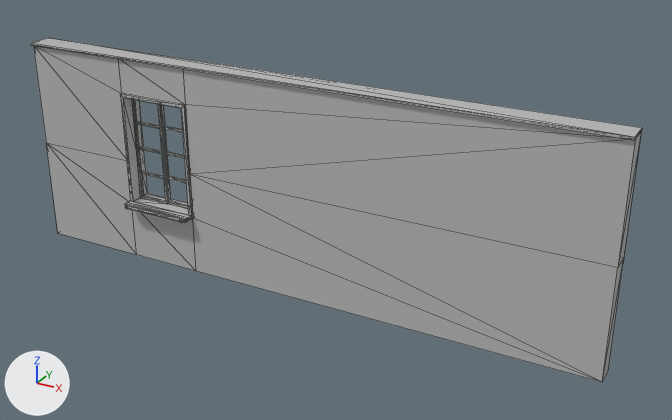
Before and after pictures for a commit that changed the FBX model Assets/Models/Props/Architecture/SM_Wood_Wall_01_Window.fbx.
One viewpoint serves both versions: a 50 mm camera at (9.09, -14.73, 9.47) aimed at (0.86, 0.22, 1.99). Every picture has the same lights, and +X, +Y and +Z are marked at lower left. Mesh edges are drawn as thin lines.

Before the edit, the objects in view are built like this:
```python
me_mesh = bpy.data.meshes.new('Mesh')
me_mesh.from_pydata(...)  # 193 vertices, 300 faces; spans x -256.0..256.0, y 0.0..182.0, z -12.0..20.0
# faces by material slot: [72, 14, 214]
me_mesh.materials.append(mat_01___default)  # its picture is missing
me_mesh.materials.append(mat_02___default)  # grey #bcbcbc
me_mesh.materials.append(mat_01___default_001)  # its picture is missing
ob_object009 = bpy.data.objects.new('Object009', me_mesh)
ob_object009.location = (0.0, 0.0, 0.0)
ob_object009.rotation_euler = (1.571, 0.0, 0.0)  # degrees (90, 0, 0)
ob_object009.scale = (0.0254, 0.0254, 0.0254)
```
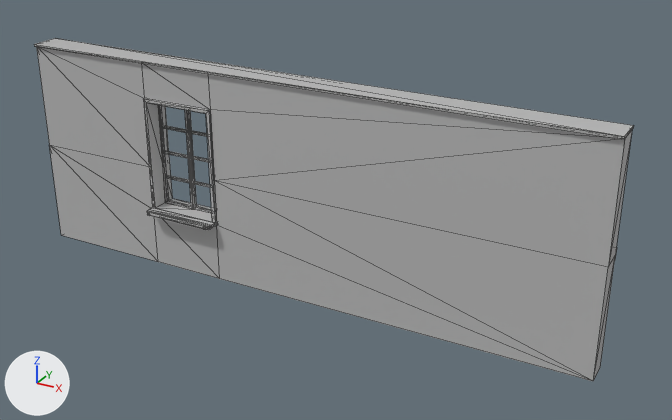
The change, as a diff of the scene's bpy script:
```diff
--- a/Assets/Models/Props/Architecture/SM_Wood_Wall_01_Window.fbx.py
+++ b/Assets/Models/Props/Architecture/SM_Wood_Wall_01_Window.fbx.py
@@ me_mesh @@
 # used by ob_object009; location = (0.0, 0.0, 0.0); rotation_euler = (1.571, 0.0, 0.0), in degrees (90, 0, 0); scale = (0.0254, 0.0254, 0.0254)
-me_mesh.from_pydata(...)  # 193 vertices, 300 faces; spans x -256.0..256.0, y 0.0..182.0, z -12.0..20.0
+me_mesh.from_pydata(...)  # 193 vertices, 300 faces; spans x -250.0..250.0, y -22.0..14.0, z 0.0..182.0
+# me_mesh part 1: the loose piece of 8 vertices spanning x -156.0..-130.0, y 99.0..101.0, z -3.0..-1.0 is turned 90 degrees about the x axis through its middle, then moved by (26.0, -96.0, 102.0)
+# me_mesh part 2: the loose piece of 8 vertices spanning x -156.0..-130.0, y 76.0..78.0, z -3.0..-1.0 is turned 90 degrees about the x axis through its middle, then moved by (26.0, -74.0, 79.0)
+# me_mesh part 3: the loose piece of 8 vertices spanning x -156.0..-130.0, y 122.0..124.0, z -3.0..-1.0 is turned 90 degrees about the x axis through its middle, then moved by (26.0, -119.0, 124.0)
+# me_mesh part 4: the loose piece of 16 vertices spanning x -158.0..-128.0, y 53.0..147.0, z -3.0..0.0 is turned 90 degrees about the x axis through its middle, then moved by (26.0, -96.0, 102.0)
+# me_mesh part 5: the loose piece of 8 vertices spanning x -126.0..-100.0, y 99.0..101.0, z -3.0..-1.0 is turned 90 degrees about the x axis through its middle, then moved by (26.0, -96.0, 102.0)
+# me_mesh part 6: the loose piece of 8 vertices spanning x -126.0..-100.0, y 76.0..78.0, z -3.0..-1.0 is turned 90 degrees about the x axis through its middle, then moved by (26.0, -74.0, 79.0)
+# me_mesh part 7: the loose piece of 8 vertices spanning x -126.0..-100.0, y 122.0..124.0, z -3.0..-1.0 is turned 90 degrees about the x axis through its middle, then moved by (26.0, -119.0, 124.0)
+# me_mesh part 8: the loose piece of 16 vertices spanning x -128.0..-98.0, y 53.0..147.0, z -3.0..0.0 is turned 90 degrees about the x axis through its middle, then moved by (26.0, -96.0, 102.0)
+# me_mesh part 9: 89 of 193 vertices moved; they spanned x -256.0..256.0, y 0.0..182.0, z -11.0..20.0 and now span x -250.0..250.0, y -22.0..13.0, z 0.0..182.0; mean shift (20.0, -98.0, 87.0); largest move (256.0, 182.0, 10.0) -> (250.0, -12.0, 182.0)
 me_mesh.materials.append(mat_01___default)
@@ ob_object009 @@
 ob_object009.location = (0.0, 0.0, 0.0)
-ob_object009.rotation_euler = (1.571, 0.0, 0.0)  # degrees (90, 0, 0)
 ob_object009.scale = (0.0254, 0.0254, 0.0254)
```

Pixel boxes (x1, y1, x2, y2) of what changed, in the pictures (672 x 420 px; the box of a moved part takes in the faces that stretch with it):
'Object009', reshaped, turned: before (31, 38, 642, 382); after (34, 38, 634, 381)
part 1 of me_mesh, moved or reshaped: before (138, 146, 162, 154); after (163, 150, 188, 158)
part 2 of me_mesh, moved or reshaped: before (140, 170, 164, 178); after (165, 175, 190, 183)
part 3 of me_mesh, moved or reshaped: before (136, 121, 160, 129); after (161, 125, 186, 133)
part 4 of me_mesh, moved or reshaped: before (132, 99, 168, 204); after (158, 105, 193, 209)
part 5 of me_mesh, moved or reshaped: before (166, 152, 185, 159); after (192, 156, 209, 163)
part 6 of me_mesh, moved or reshaped: before (168, 176, 186, 183); after (194, 181, 210, 188)
part 7 of me_mesh, moved or reshaped: before (164, 126, 183, 133); after (190, 131, 207, 137)
part 8 of me_mesh, moved or reshaped: before (160, 104, 188, 209); after (187, 110, 212, 214)
part 9 of me_mesh, moved or reshaped: before (31, 38, 642, 382); after (34, 38, 634, 381)
